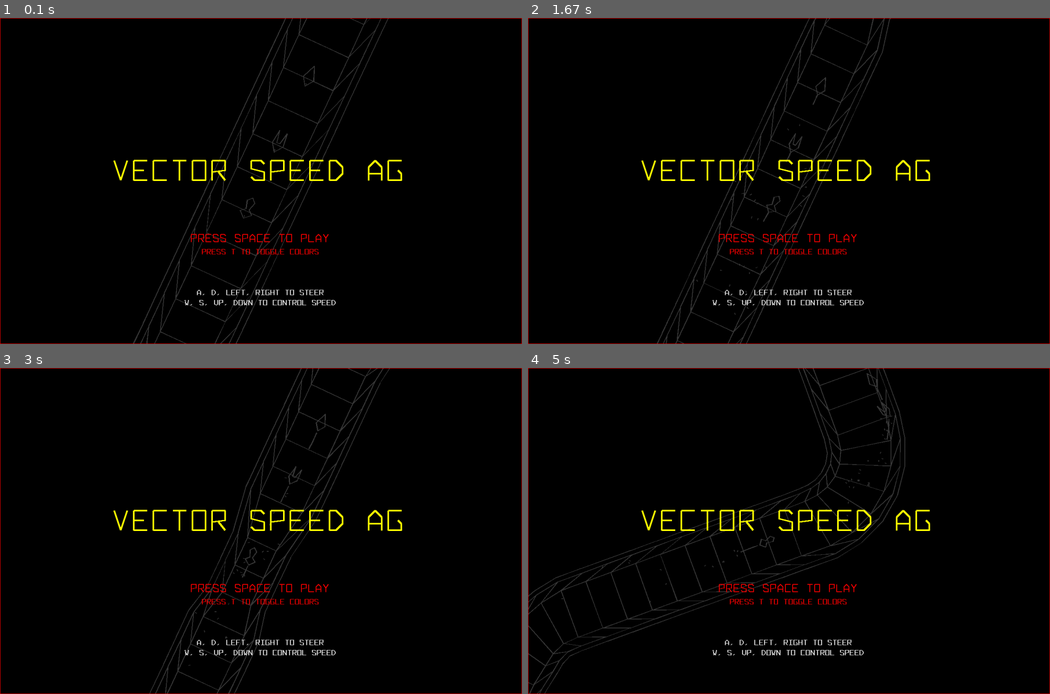
Above: before the commit, frames 1-4 (two rows, left to right).
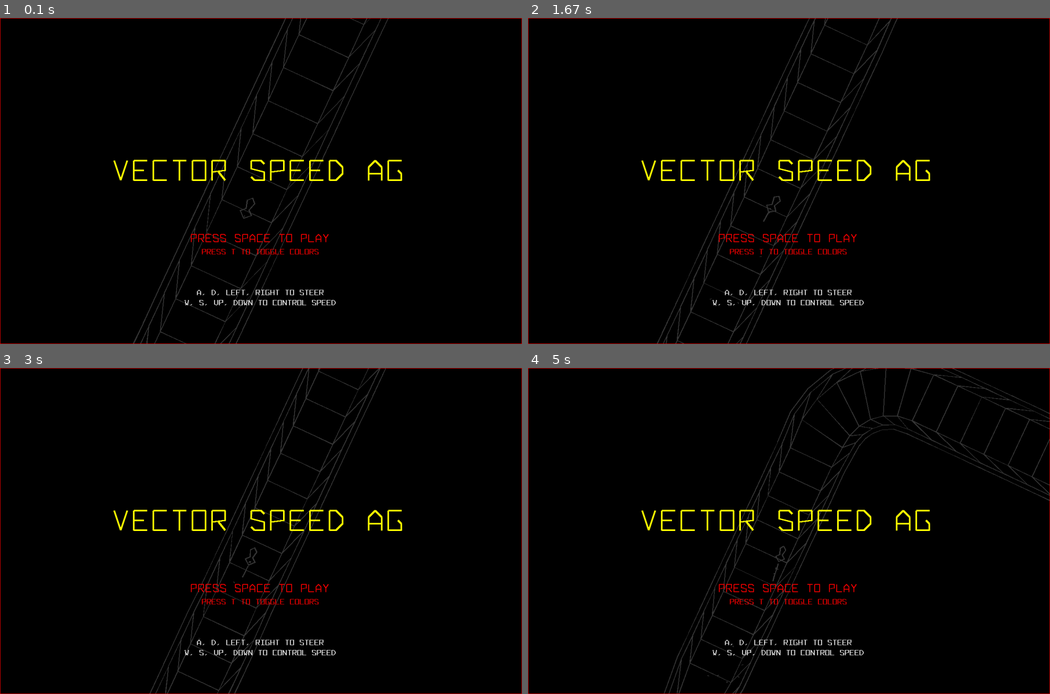
Above: after the commit, the same moments.

Repository: icedman/pygame_vector_speed
Game: pygame game, started from main.py
Two runs of this game, one before a commit and one after it. Both use one fixed random seed, a clock stepped at 60 frames per second and the inputs below.
Inputs:
- Up to frame 1 (0.1 s): no input
- Up to frame 2 (1.67 s): hold Right 0.33-0.8 s; hold Up 0.83-1.3 s; hold Right from 1.33 s (still down)
- Up to frame 3 (3 s): release Right at 1.8 s; hold Left 1.83-2.37 s; hold Down 2.4-2.87 s; hold Left from 2.9 s (still down)
- Up to frame 4 (5 s): release Left at 3.37 s; hold Up 3.4-3.87 s; hold Right 3.9-4.53 s; hold Down from 4.57 s (still down)

The runs differ from the first frame. In frame 1, less than 0.1% of the frame differs, in the area x 46-61%, y 14-62%; in frame 2, 0.2%; in frame 3, 2.4%; in frame 4, 4.4%, in the area x 0-100%, y 0-100%.

Commit message:
add afterburner sound

Diff:
--- a/colors.py
+++ b/colors.py
@@ -262,12 +262,14 @@
 colors["DarkGray"] = colors["Grey62"]
 colors["Indigo"] = colors["Purple"]
 
+
 def dot(r, g, b, rr, gg, bb):
     return (rr * r) + (gg * g) + (bb * b)
 
 
 def mix(a, b, p):
     return a * p + b * (1 - p)
+
 
 def isDark(r, g, b):
     luma = 0.2126 * r + 0.7152 * g + 0.0722 * b
--- /dev/null
+++ b/data/ui.py
@@ -0,0 +1,14 @@
+meter = [
+    [0.02, 0.02],
+    [11.576061833468325, -9.527492833959089],
+    [24.08564415645907, -17.67011091507191],
+    [37.55890237410526, -23.980560159003357],
+    [51.79365405344329, -28.225563008723977],
+    [72.95372924363153, -30.69769021360813],
+    [92.95372924363156, -30.69769021360813],
+    [112.95372924363156, -30.69769021360813],
+    [132.95372924363156, -30.69769021360813],
+    [152.95372924363156, -30.69769021360813],
+    [172.95372924363153, -30.69769021360813],
+    [192.95372924363153, -30.69769021360813],
+]
--- a/main.py
+++ b/main.py
@@ -7,6 +7,7 @@
 from generator import *
 from colors import tint, untint
 from sounds import *
+from data.ui import *
 
 pygame.init()
 
@@ -21,6 +22,8 @@
     "./sounds/jalastram/powerup.mp3"
 )
 soundService.defs[Effects.explosion] = pygame.mixer.Sound("./sounds/draven/bomb.wav")
+pygame.mixer.music.load("./sounds/f16-fighter-jet-start-upaif-14690.mp3")
+pygame.mixer.music.set_volume(0)
 
 for d in soundService.defs:
     soundService.defs[d].set_volume(0.25)
@@ -42,41 +45,6 @@
 gameState.init()
 
 game = Game()
-def generate_meter(x, y):
-    t = TrackGenerator()
-    t.addSector([
-        TrackSegment.randomArcSegment(),
-        TrackSegment.randomLineSegment(),
-    ])
-    t.segments[0].segmentType = TrackSegmentType.ARC_LEFT
-    t.segments[0].baseAngle = -45
-    t.segments[0].arc = 45
-    t.segments[0].radius = 0.1
-    t.segments[0].startRadius = 0.1
-    t.segments[0].endRadius = 0.08
-    t.segments[1].length = 8
-    t.compute(0)
-
-    res = []
-    m = Matrix.identity().scale(20, 20, 1)
-    m.multiply(Matrix.identity().translate(x, y, 0))
-    tp = t.segments[0].trackPoints[0]
-    while tp != None:
-        v = Vector.copy(tp.point).transform(m)
-        res.append([v.x, v.y])
-        nextTp = TrackPoint.advance(tp, 1)
-        if nextTp == tp:
-            break
-        tp = nextTp
-
-    return res
-
-meter = generate_meter(0, 0)
-
-# tint(0, 255, 0, 0.6)
-# gameState.tinted = True
-
-# tint(255, 0, 0, 0.6)
 
 # size = [1600, 900]
 size = [1280, 800]
@@ -112,6 +80,9 @@
         gameState.countDown = 2000
         gameState.player.ai = True
         gameState.player.indestructible = True
+        others = gameState.player.otherShips()
+        for o in others:
+            entityService.destroy(o)
     elif gameState.scene == 1:
         game.newGame(777)
 
@@ -220,6 +191,8 @@
         if c <= 3:
             if c == 0:
                 cs = "GO"
+                if gameState.countDown % 2 == 0:
+                    soundService.play(Effects.countDown)
             gfx.state.strokeWidth = 6
             pos = [size[0] / 2, size[1] / 2]
             gfx.drawText(pos[0], pos[1], cs, 6, "yellow")
@@ -266,12 +239,12 @@
     gfx.save()
     gfx.state.strokeWidth = 8
     # speed
-    pos = [size[0]-240, size[1]-30]
+    pos = [size[0] - 240, size[1] - 30]
     gfx.translate(pos[0], pos[1])
     gfx.drawPolygonPoints(meter, "white", False)
     sp = gameState.player.speed / gameState.player.max_speed
     mm = []
-    for i in range(0, Floor(l*sp)):
+    for i in range(0, Floor(l * sp)):
         mm.append(meter[i])
     gfx.drawPolygonPoints(mm, "cyan", False)
     # shield
@@ -280,14 +253,14 @@
     gfx.drawPolygonPoints(meter, "white", False)
     sp = gameState.player.shield / gameState.player.max_shield
     color = "green"
-    if sp < 0.1:
+    if sp < 0.3:
         color = "red"
         if gameState.player.shield <= 0:
             print_log("ship disabled")
         else:
-            print_log("warning")
+            print_log("critical")
     mm = []
-    for i in range(0, Floor(l*sp)):
+    for i in range(0, Floor(l * sp)):
         mm.append(meter[i])
     gfx.drawPolygonPoints(mm, color, False)
     gfx.restore()
@@ -352,10 +325,23 @@
 
     pygame.display.flip()
 
+    # sound effects
     for r in soundService.requests:
         cnt = soundService.requests[r]
         del soundService.requests[r]
         snd = soundService.defs[r]
-        pygame.mixer.Sound.stop(snd)
-        pygame.mixer.Sound.play(snd)
+        if gameState.scene == 1:
+            pygame.mixer.Sound.stop(snd)
+            pygame.mixer.Sound.play(snd)
         break
+
+    if gameState.scene == 1:
+        v = gameState.player.speed
+        if v > 1:
+            v = 1
+        pygame.mixer.music.set_volume(v)
+        if not pygame.mixer.music.get_busy():
+            pygame.mixer.music.play(-1)
+    else:
+        if pygame.mixer.music.get_busy():
+            pygame.mixer.music.stop()
--- a/powerup.py
+++ b/powerup.py
@@ -2,6 +2,7 @@
 from data.objects import *
 from state import *
 from sounds import *
+
 
 class PowerUp(Entity):
     active = True
@@ -28,24 +29,29 @@
         Entity.update(self, dt)
 
         player = gameState.player
-        if player != None and player.trackPoint != None:
-            d = player.trackPoint.index - _.trackObject.trackPoint.index
-            dd = Sqr(d * d)
-            _.visible = dd < 50
-            if _.visible and not _.active:
-                dist = _.pos.distanceTo(player.pos)
-                if dist < _.radius + player.radius:
-                    _.activate()
+        for et in entityService.entities:
+            for e in entityService.entities[et]:
+                if e.trackPoint != None:
+                    # activate power for enemies only if player is visible ;)
+                    if player != None and e != player and e.distanceTo(player) > 10:
+                        continue
+                    d = e.trackPoint.index - _.trackObject.trackPoint.index
+                    dd = Sqr(d * d)
+                    _.visible = dd < 50
+                    if _.visible and not _.active:
+                        dist = _.pos.distanceTo(e.pos)
+                        if dist < _.radius + e.radius:
+                            _.activate(e)
 
-    def activate(self):
+    def activate(self, target):
         _ = self
         entityService.destroy(self)
+        # todo random power ups
         entityService.createFloatingText(_.pos.x, _.pos.y, "+shield")
-        gameState.player.shield += 100
+        target.shield += 100
         soundService.play(Effects.powerup)
-        if gameState.player.shield > gameState.player.max_shield:
-            gameState.player.max_shield = gameState.player.shield
-
+        if target.shield > target.max_shield:
+            target.max_shield = target.shield
 
 
 class Arrow(PowerUp):
@@ -57,7 +63,7 @@
     def create(self):
         return Arrow()
 
-    def activate(self):
+    def activate(self, target):
         _ = self
 
 
@@ -70,10 +76,10 @@
     def create(self):
         return SpeedPad()
 
-    def activate(self):
+    def activate(self, target):
         _ = self
         _.active = True
-        gameState.player.boost()
+        target.boost()
         soundService.play(Effects.speedpad)
 
 
@@ -86,7 +92,7 @@
     def create(self):
         return Mines()
 
-    def activate(self):
+    def activate(self, target):
         _ = self
         self.destroy()
         entityService.createParticles(_.pos.x, _.pos.y, 3, 1)
@@ -94,8 +100,8 @@
             entityService.create(EntityType.explosion, _.pos.x, _.pos.y)
         )
         entityService.createFloatingText(_.pos.x, _.pos.y, "mines!!!").color = "white"
-        gameState.player.damage(75)
-        gameState.player.speed *= 0.5
+        target.damage(75)
+        target.speed *= 0.5
         soundService.play(Effects.mines)
 
     # def update(self, dt):
@@ -105,6 +111,16 @@
     #         _.mark("mines", Vector(0.8, -0.8), 3500)
 
 
+class Shot(Entity):
+    def init(self):
+        PowerUp.init(self)
+        _ = self
+        _.shape = objects["objects"]["mines"]
+
+    def create(self):
+        return Shot()
+
+
 entityService.defs[EntityType.powerUp] = PowerUp()
 entityService.defs[EntityType.arrow] = Arrow()
 entityService.defs[EntityType.speedPad] = SpeedPad()
--- a/renderer.py
+++ b/renderer.py
@@ -208,7 +208,7 @@
     if len(points) > 2:
         ctx.drawPolygonPoints(points, RndOr("red", "orange"), False)
 
-    ctx.state.strokeWidth = 1.5
+    ctx.state.strokeWidth = 2
     renderDefault(ctx, entity)
 
     if debug["steerAssist"]:
--- a/ship.py
+++ b/ship.py
@@ -3,6 +3,7 @@
 from maths import *
 from state import *
 from sounds import *
+
 
 class Ship(Entity):
     track = None
@@ -332,13 +333,15 @@
         if dist == None:
             return
 
+        wait = False
+
         # slow down way ahead
         if dist > 60 and _.trackPoint.index > player.trackPoint.index:
-            _.speed = 0
+            wait = True
 
         # slow down if nearing last segment
         if dist > 10 and _.segment == _.track.segments[len(_.track.segments) - 1]:
-            _.speed = 0
+            wait = True
 
         # catch up when pruned
         if _.segment == None or _.segment.pruned == True:
@@ -349,6 +352,9 @@
         if dist > 60 and _.trackPoint.index < player.trackPoint.index:
             _.trackPoint = TrackPoint.advance(_.trackPoint, 20)
 
+        if wait:
+            return
+
         Ship.update(self, dt)
 
 
--- /dev/null
+++ b/sounds/pixabay.txt
@@ -0,0 +1 @@
+visit pixabay.com for more free sound effects
Not shown, added: sounds/f16-fighter-jet-start-upaif-14690.mp3
Not shown, added: sounds/sound-walk-70366.mp3
